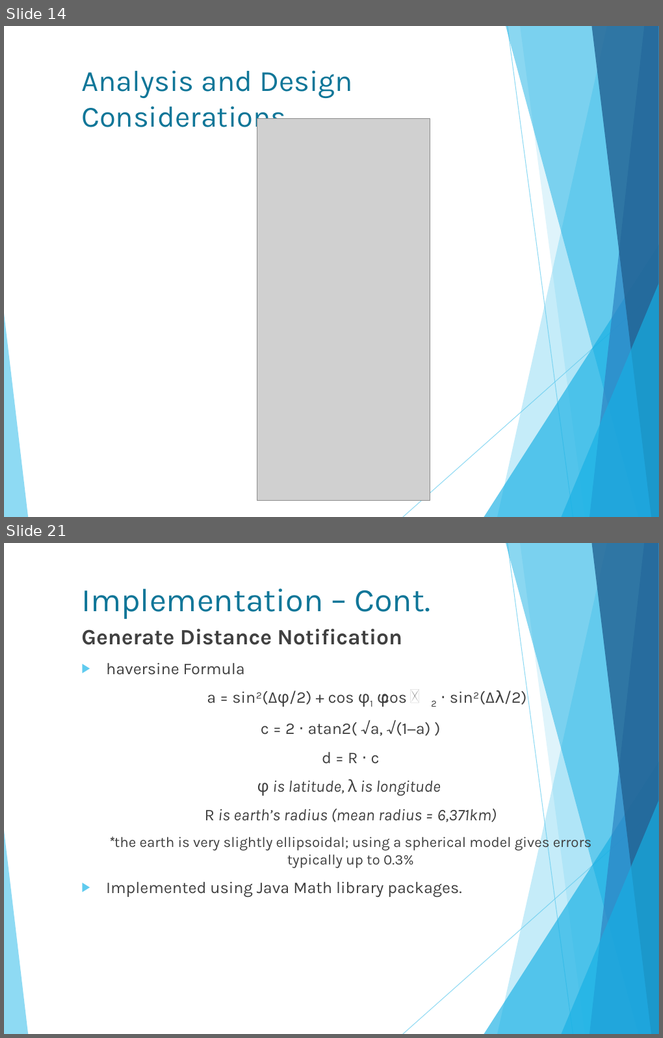
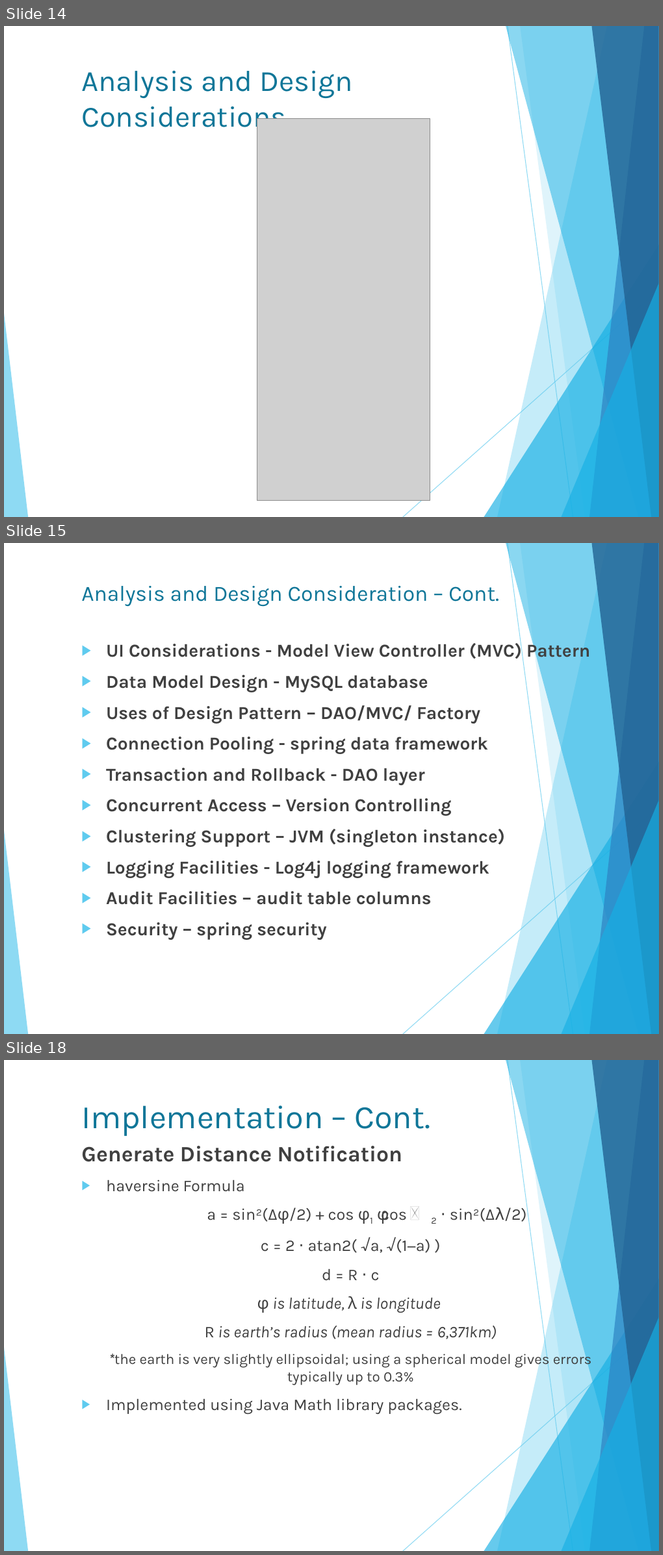
Before and after one commit to isurudewasurendra/SappuSavari, a slide deck: documentation/Location Based Mobile Marketing System.pptx. Shown one above the other, each under a label of ours: slides 14 and 21 before the commit, slides 14, 15 and 18 after it; the slides between them are not shown. The pictures are 663x1038 and 663x1555 pixels, drawn with LibreOffice and Linux fonts; fonts in the diff are those of the drawing; grey boxes stand for pictures. Boxes give left, top, right and bottom in pixels: in the first picture for what was removed or moved away, otherwise in the second. Text is boxed around its words. In the diff, an @@ line names an element or a change of style, - is before the commit and + after.

```diff
--- a/documentation/Location Based Mobile Marketing System.pptx
+++ b/documentation/Location Based Mobile Marketing System.pptx
@@ slide 15 added at [4,543,659,1034], background #FFFFFF; not listed: 10 template elements that a slide beside it also shows @@
@@ title added at [81,586,499,606], 24 pt, text #0F7698 @@
+Analysis and Design Consideration – Cont.
@@ text added at [106,641,590,940], 20 pt, text #404040, bold @@
+▶ UI Considerations - Model View Controller (MVC) Pattern
+▶ Data Model Design - MySQL database
+▶ Uses of Design Pattern – DAO/MVC/ Factory
+▶ Connection Pooling - spring data framework
+▶ Transaction and Rollback - DAO layer
+▶ Concurrent Access – Version Controlling
+▶ Clustering Support – JVM (singleton instance)
+▶ Logging Facilities - Log4j logging framework
+▶ Audit Facilities – audit table columns
+▶ Security – spring security
@@ what was slide 21 is now slide 18 @@
```
Also in this commit, not shown: 12 slides changed, 3 other slides added, 7 slides removed, 21 other files.
